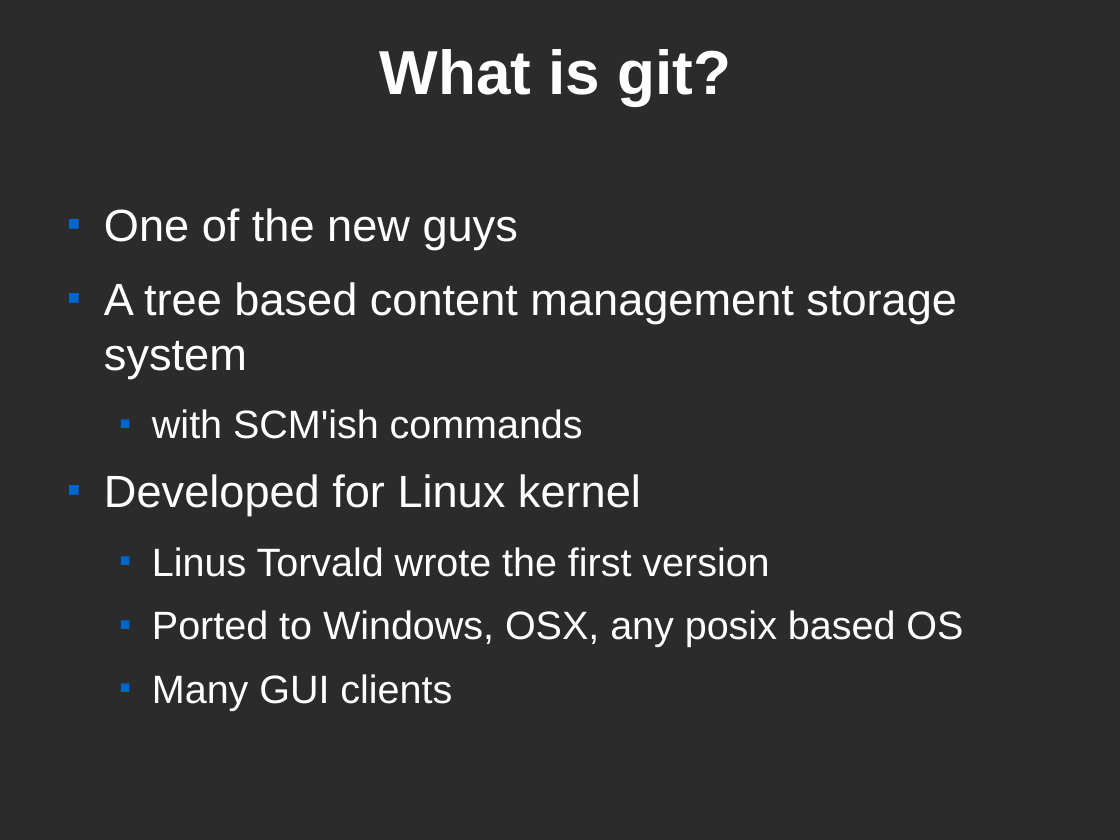
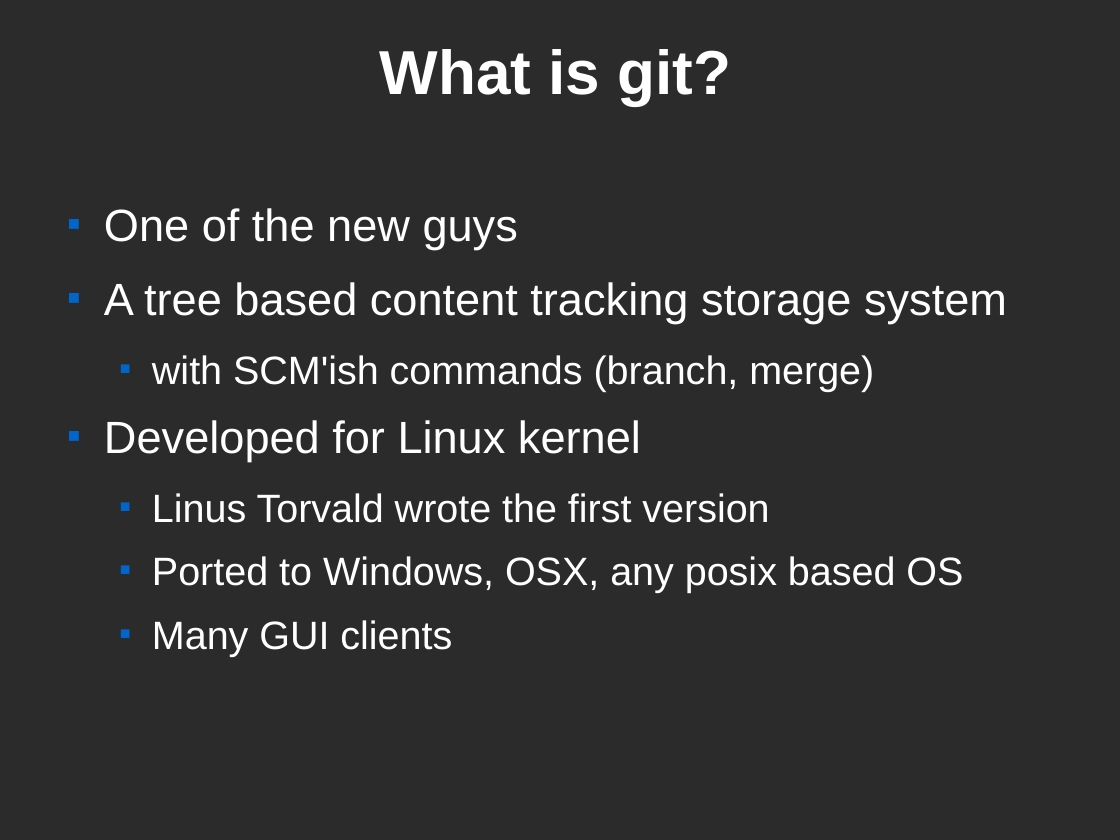
Before and after one commit to glonnon/git-demo, a slide deck: slide 7 of git_boise_web_tech.odp. Drawn at 1120x840 pixels with LibreOffice and Linux fonts; fonts in the diff are those of the drawing; background and template pictures are left out; a plain dark background stands for a picture behind light text. Boxes give left, top, right and bottom in pixels: in the first picture for what was removed or moved away, otherwise in the second. Text is boxed around its words. In the diff, an @@ line names an element or a change of style, - is before the commit and + after.

```diff
--- a/git_boise_web_tech.odp
+++ b/git_boise_web_tech.odp
@@ text at [104, 282, 1007, 392]: text changed @@
-■ A tree based content management storage system
-  ■ with SCM'ish commands
+■ A tree based content tracking storage system
+  ■ with SCM'ish commands (branch, merge)
```
Also in this commit, not shown: 7 other slides changed, 1 slide added, 1 other file.
